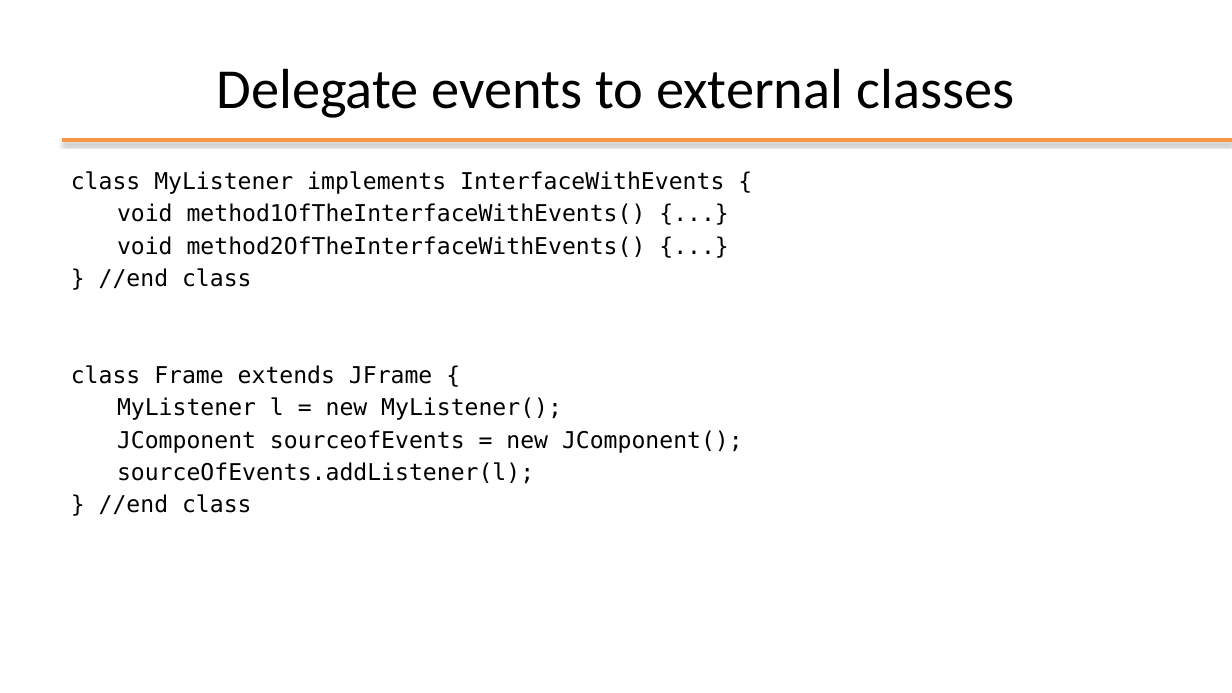
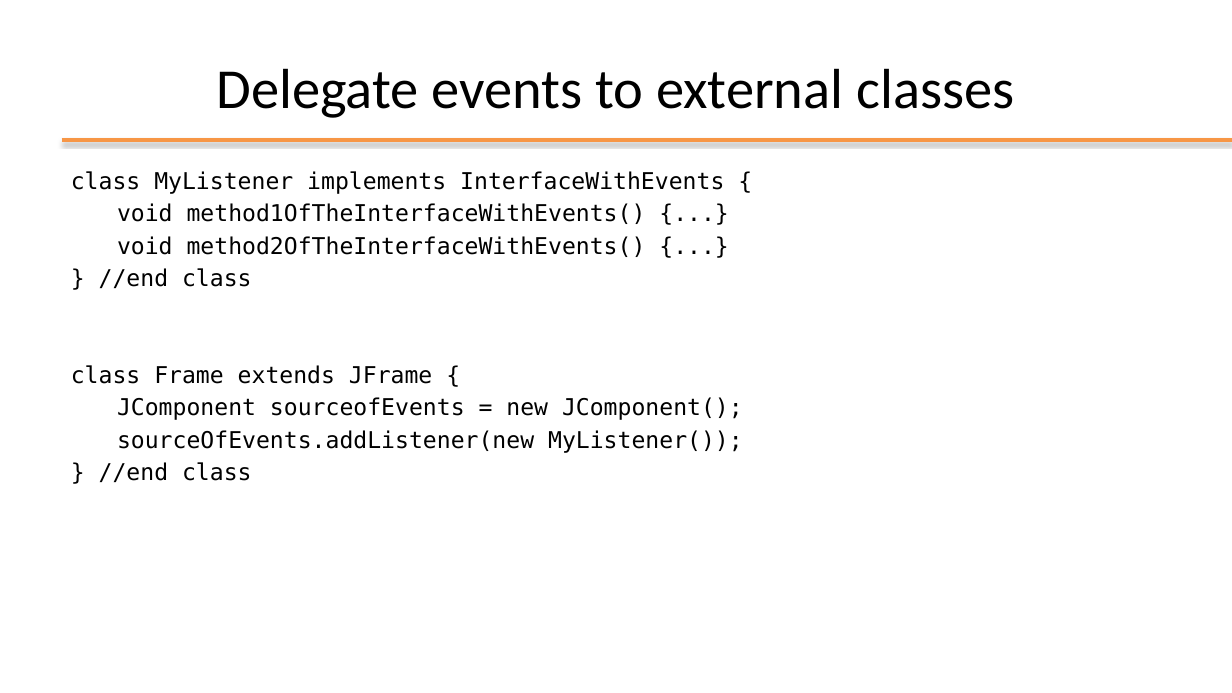
Before and after one commit to plctechnician/ooprogramming, a slide deck: slide 52 of java/slides/ppt/09 - Java Swing Framework.pptx. Drawn at 1232x693 pixels with LibreOffice and Linux fonts; fonts in the diff are those of the drawing; background and template pictures are left out. Boxes give left, top, right and bottom in pixels: in the first picture for what was removed or moved away, otherwise in the second. Text is boxed around its words. In the diff, an @@ line names an element or a change of style, - is before the commit and + after.

```diff
--- a/java/slides/ppt/09 - Java Swing Framework.pptx
+++ b/java/slides/ppt/09 - Java Swing Framework.pptx
@@ text at (x1=117, y1=397, x2=562, y2=420): paragraph removed @@
-MyListener l = new MyListener();
@@ text at (x1=117, y1=430, x2=743, y2=453): text changed @@
-sourceOfEvents.addListener(l);
+sourceOfEvents.addListener(new MyListener());
```
Also in this commit, not shown: 3 other slides changed, 15 other files.
